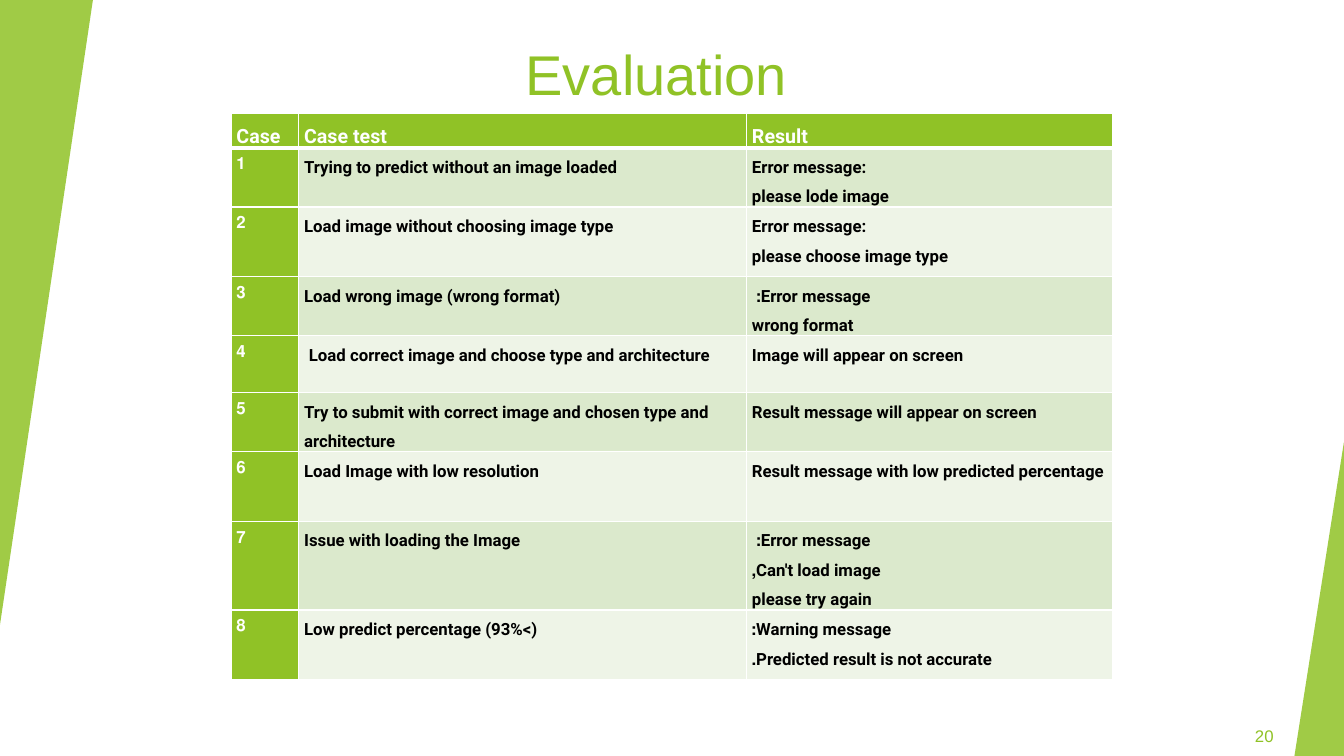
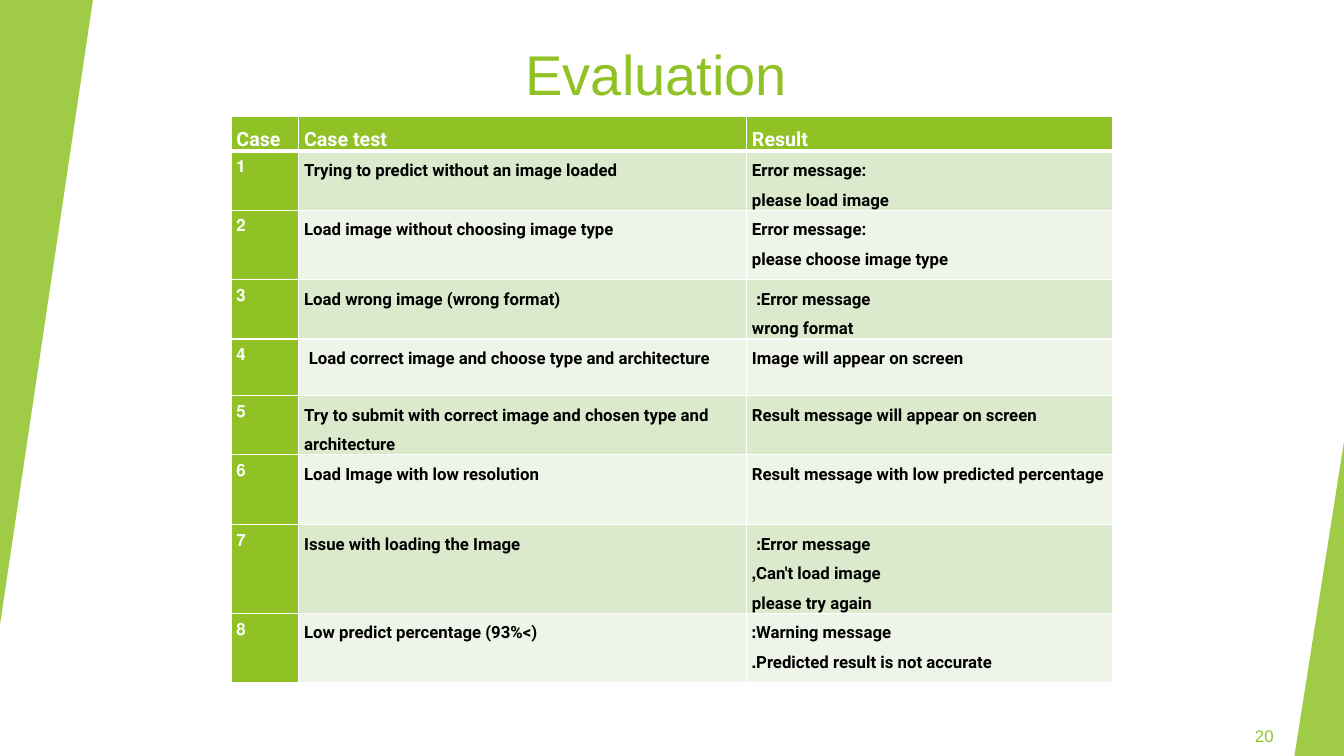
Before and after one commit to Shenhav26/Final_project, a slide deck: slide 20 of capstone project phase A.pptx. Drawn at 1344x756 pixels with LibreOffice and Linux fonts; fonts in the diff are those of the drawing. Boxes give left, top, right and bottom in pixels: in the first picture for what was removed or moved away, otherwise in the second. Text is boxed around its words. In the diff, an @@ line names an element or a change of style, - is before the commit and + after.

```diff
--- a/capstone project phase A.pptx
+++ b/capstone project phase A.pptx
@@ table at <box>231,116,1112,673</box> @@
-row 2, column 3: Error message: please lode image
+row 2, column 3: Error message: please load image
```
Also in this commit, not shown: 6 other slides changed.
